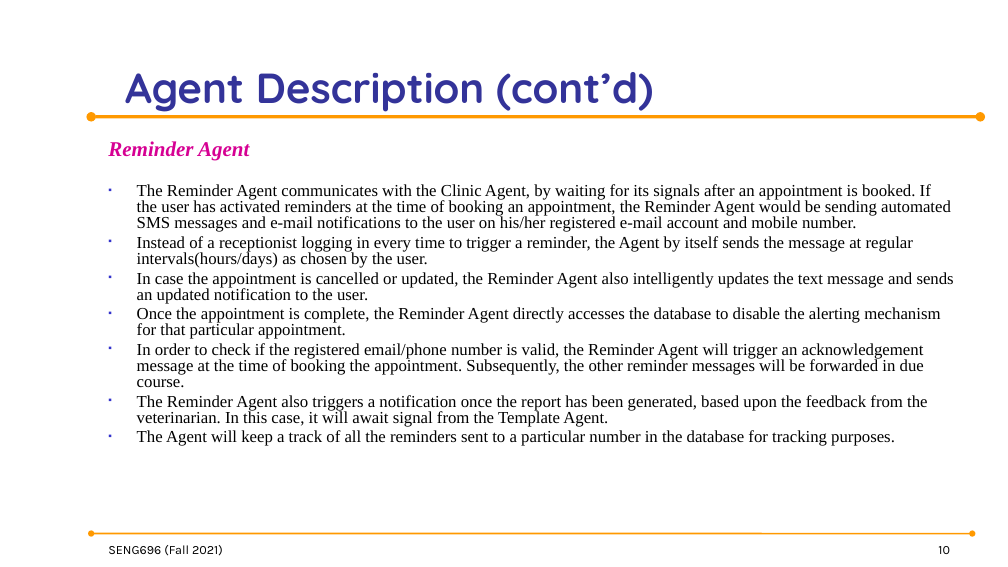
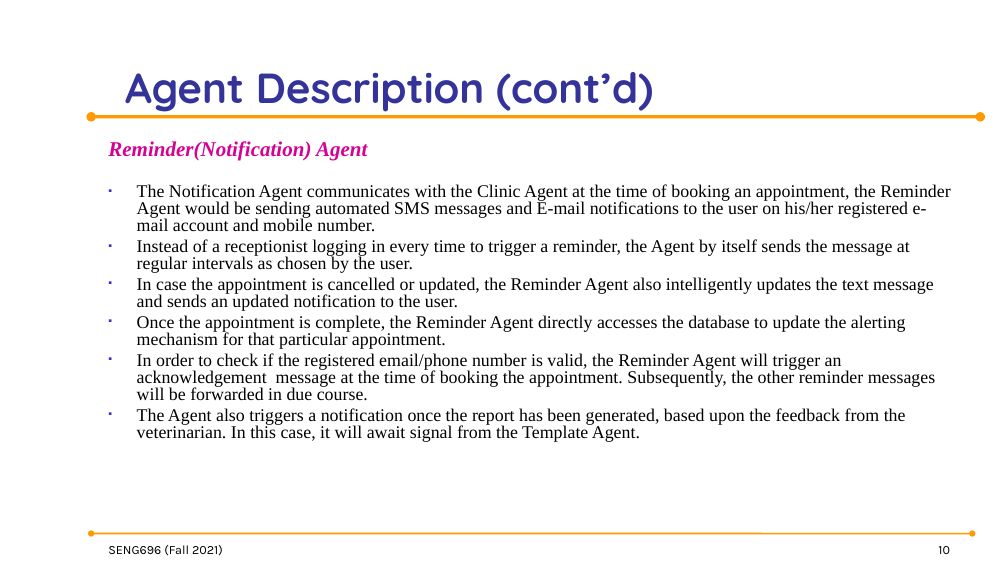
Before and after one commit to anish30145784/SENG696_GroupD, a slide deck: slide 10 of GroupD_ProjectPresentation.pptx. Drawn at 1008x567 pixels with LibreOffice and Linux fonts; fonts in the diff are those of the drawing; background and template pictures are left out. Boxes give left, top, right and bottom in pixels: in the first picture for what was removed or moved away, otherwise in the second. Text is boxed around its words. In the diff, an @@ line names an element or a change of style, - is before the commit and + after.

```diff
--- a/GroupD_ProjectPresentation.pptx
+++ b/GroupD_ProjectPresentation.pptx
@@ text at [108, 141, 950, 273]: text changed; size 16 to 17 pt @@
-Reminder Agent
-▪ The Reminder Agent communicates with the Clinic Agent, by waiting for its signals after an appointment is booked. If the user has activated reminders at the time of booking an appointment, the Reminder Agent would be sending automated SMS messages and e-mail notifications to the user on his/her registered e-mail account and mobile number.
-▪ Instead of a receptionist logging in every time to trigger a reminder, the Agent by itself sends the message at regular intervals(hours/days) as chosen by the user.
+Reminder(Notification) Agent
+▪ The Notification Agent communicates with the Clinic Agent at the time of booking an appointment, the Reminder Agent would be sending automated SMS messages and E-mail notifications to the user on his/her registered e-mail account and mobile number.
+▪ Instead of a receptionist logging in every time to trigger a reminder, the Agent by itself sends the message at regular intervals as chosen by the user.
@@ text at [137, 277, 935, 401]: size 16 to 17 pt in "In case the appointment is cancelled or ...", "In order to check if the registered ..." @@
@@ text at [137, 315, 906, 349]: text changed; size 16 to 17 pt @@
-▪ Once the appointment is complete, the Reminder Agent directly accesses the database to disable the alerting mechanism for that particular appointment.
+▪ Once the appointment is complete, the Reminder Agent directly accesses the database to update the alerting mechanism for that particular appointment.
@@ text at [137, 408, 906, 442]: text changed; size 16 to 17 pt @@
-▪ The Reminder Agent also triggers a notification once the report has been generated, based upon the feedback from the veterinarian. In this case, it will await signal from the Template Agent.
-▪ The Agent will keep a track of all the reminders sent to a particular number in the database for tracking purposes.
+▪ The Agent also triggers a notification once the report has been generated, based upon the feedback from the veterinarian. In this case, it will await signal from the Template Agent.
```
Also in this commit, not shown: 6 other slides changed, 4 slides added.
